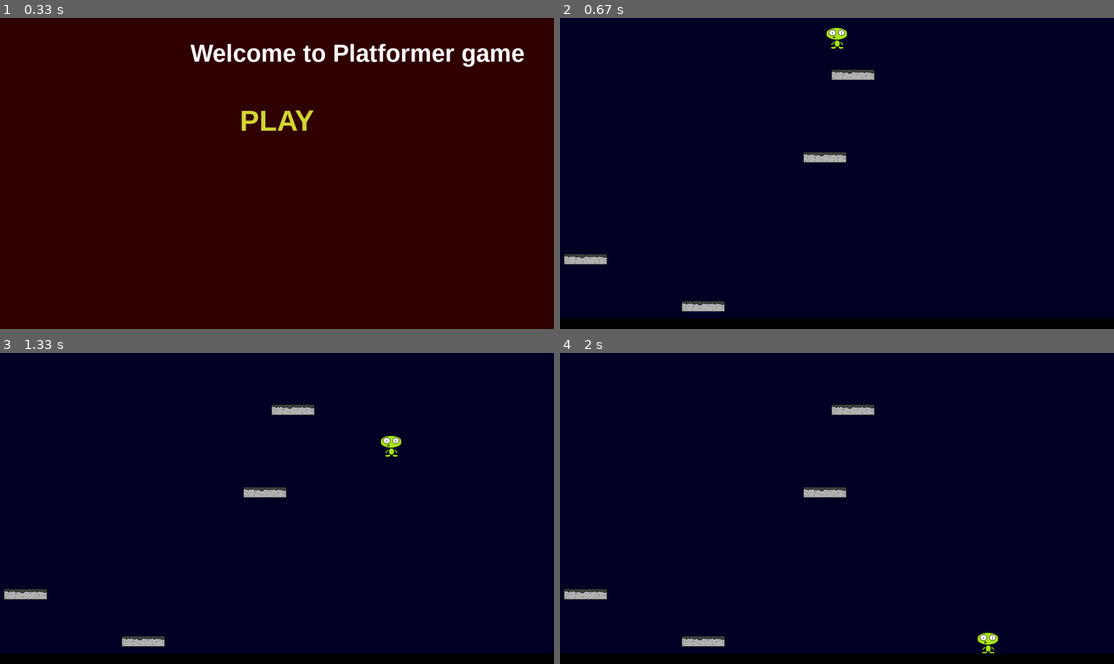
Above: before the commit, frames 1-4 (two rows, left to right).
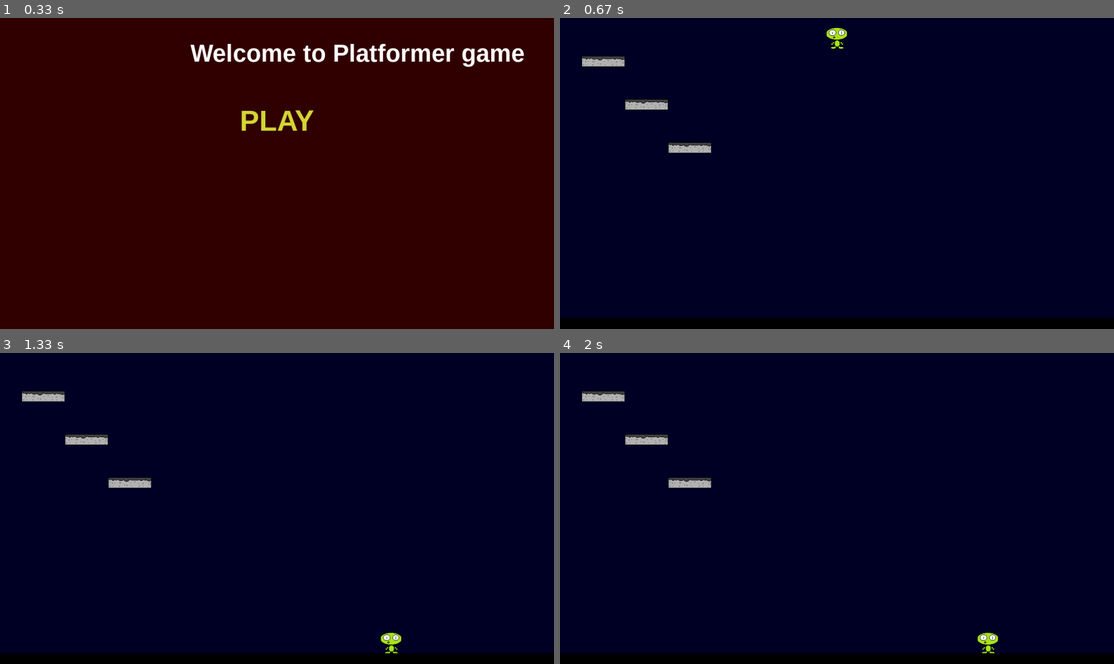
Above: after the commit, the same moments.

Repository: lapatinn/ot-harjoitustyo
Game: pygame game, started from src/main.py
Two runs of this game, one before a commit and one after it. Both use one fixed random seed, a clock stepped at 60 frames per second and the inputs below.
Inputs (mouse positions are in pixels of both pictures, inside the frame that each line leads up to):
- Up to frame 1 (0.33 s): no input
- Up to frame 2 (0.67 s): click "PLAY" at 0.38 s
- Up to frame 3 (1.33 s): hold D 0.67-1.13 s; move the mouse to (254, 520) at 0.7 s; hold D from 1.17 s (still down)
- Up to frame 4 (2 s): release D at 1.63 s; hold A from 1.67 s (still down)

Frame 1 is identical in both runs. In frame 2, 1.8% of the frame differs, in the area x 0-57%, y 12-95%; in frame 3, 2.1%, in the area x 0-73%, y 12-97%; in frame 4, 1.8%.

Commit message:
Modify generate-method to read platform coordinates from list containing dictionaries

Diff:
--- a/src/level.py
+++ b/src/level.py
@@ -21,10 +21,13 @@
         self.platforms.add(self.floor)
 
     def generate(self):
-
-        for i in range(0, 4):
-            x = randint(0, 1280)
-            y = randint(0, 720)
+        platform_data = [{"plat_x": 100, "plat_y": 100},
+                         {"plat_x": 200, "plat_y": 200},
+                         {"plat_x": 300, "plat_y": 300}
+                         ]
+        for dict in platform_data:
+            x = dict["plat_x"]
+            y = dict["plat_y"]
 
             platform = Platform(x, y)
             self.platforms.add(platform)
